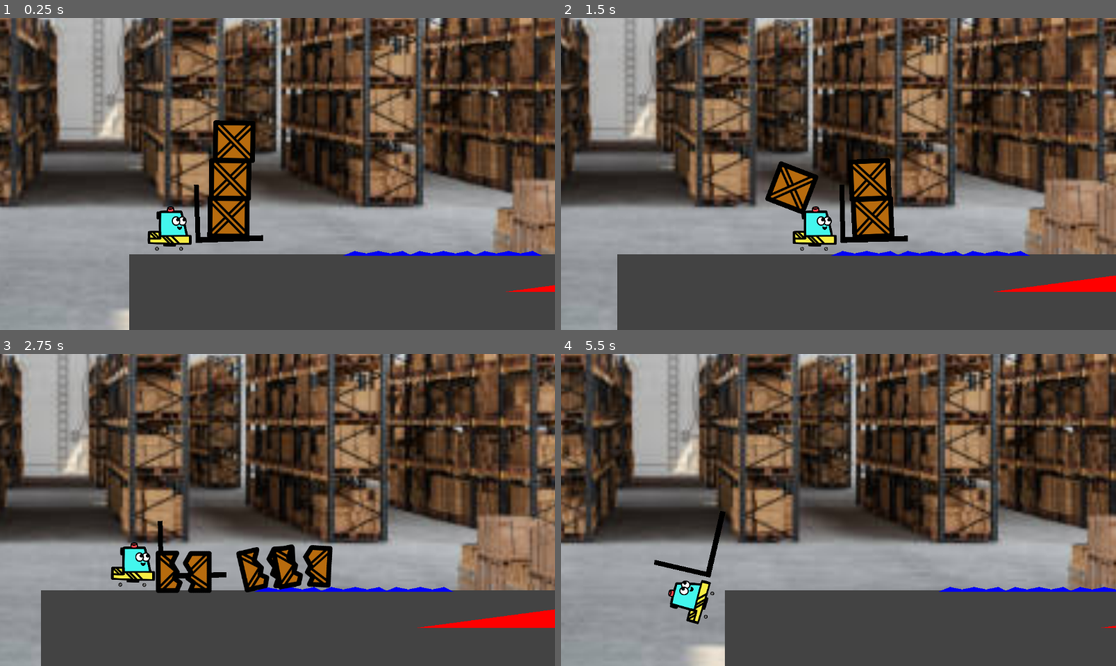
Above: before the commit, frames 1-4 (two rows, left to right).
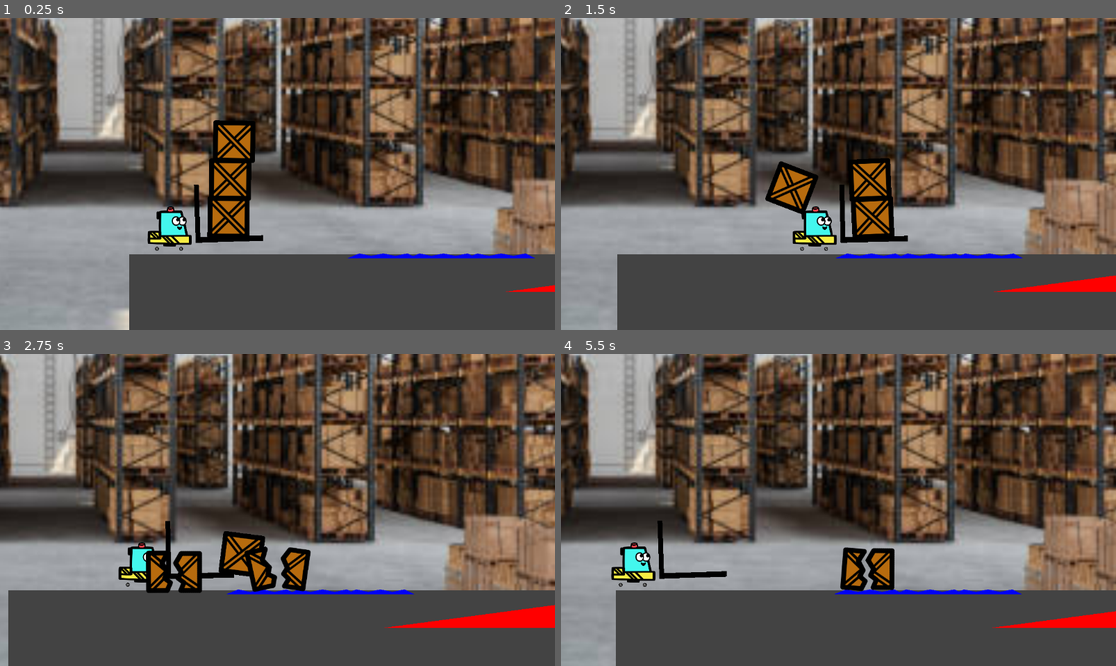
Above: after the commit, the same moments.

Repository: CourtlandCrouchet/OneTrip
Game: Godot game, scene res://Scenes/main.tscn
Two runs of this game, one before a commit and one after it. Both use one fixed random seed, a clock stepped at 60 frames per second and the inputs below.
Inputs:
- Up to frame 1 (0.25 s): no input
- Up to frame 2 (1.5 s): hold Right (move_right) 0.53-1.28 s; hold Left (move_left) from 1.28 s (still down)
- Up to frame 3 (2.75 s): release Left (move_left) at 2.03 s; hold Right (move_right) from 2.03 s (still down)
- Up to frame 4 (5.5 s): release Right (move_right) at 3.53 s; hold Left (move_left) from 3.53 s (still down)

The runs differ from the first frame. In frame 1, 0.6% of the frame differs, in the area x 61-98%, y 74-78%; in frame 2, 0.6%; in frame 3, 42%; in frame 4, 55%, in the area x 0-100%, y 0-100%.

Commit message:
Lower the bumps

Diff:
--- a/Scenes/main.tscn
+++ b/Scenes/main.tscn
@@ -71,13 +71,13 @@
 position = Vector2(155, 37)
 
 [node name="Bumps" parent="." instance=ExtResource("15_3lrpl")]
-position = Vector2(103, 22)
+position = Vector2(105, 23)
 
 [node name="Bumps2" parent="." instance=ExtResource("15_3lrpl")]
-position = Vector2(157, 22)
+position = Vector2(154, 23)
 
 [node name="Bumps3" parent="." instance=ExtResource("15_3lrpl")]
-position = Vector2(130, 22)
+position = Vector2(130, 23)
 
 [node name="BoxController" type="Node2D" parent="."]
 
